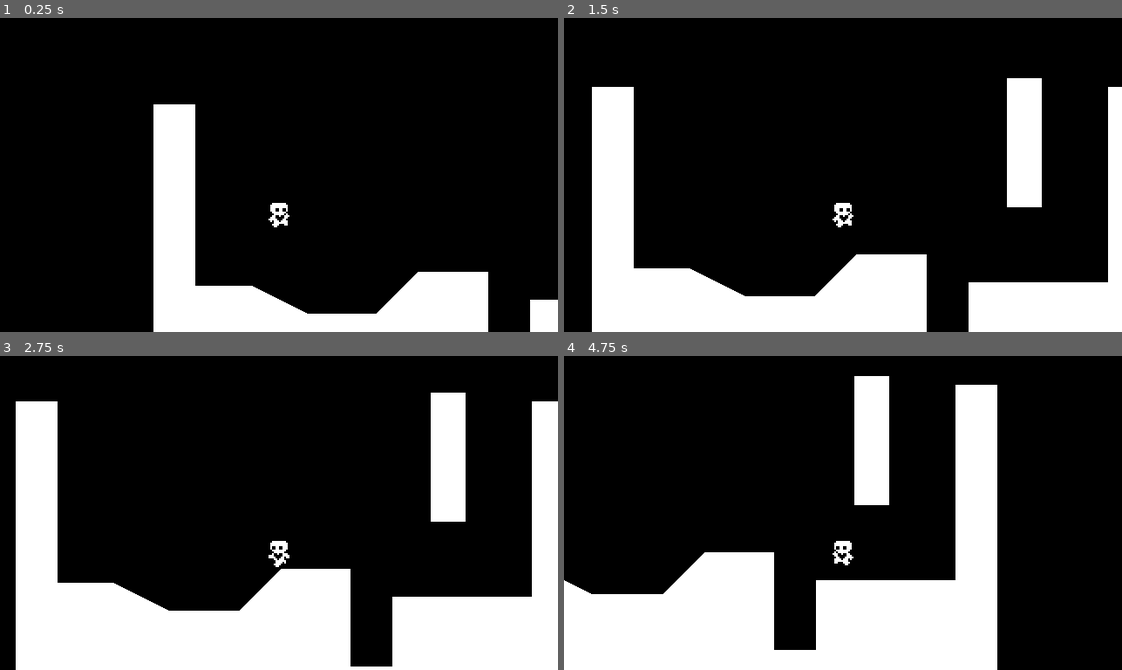
Above: before the commit, frames 1-4 (two rows, left to right).
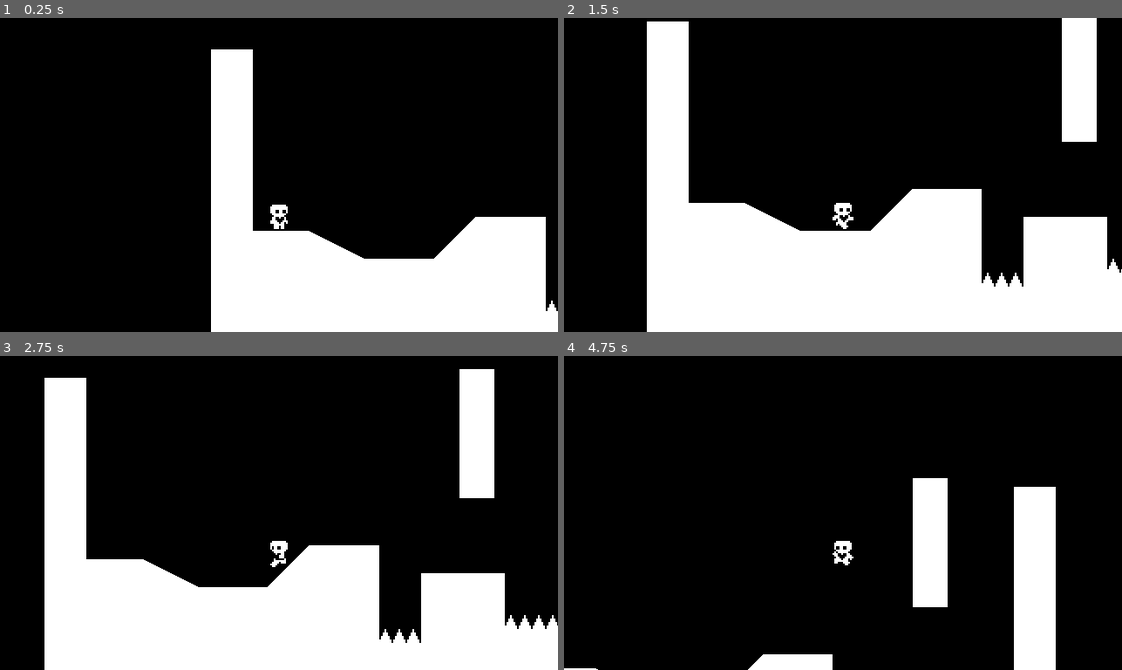
Above: after the commit, the same moments.

Repository: rprav-n/Heart-Platformer-2D-Game
Game: Godot game, scene res://scenes/world/world.tscn
Same seed, same stepped clock (60 frames per second), same inputs: the game is played once before the commit and once after it.
Inputs:
- Up to frame 1 (0.25 s): no input
- Up to frame 2 (1.5 s): hold D (move_right) from 0.53 s (still down); tap Space (jump) at 0.6, 0.77, 1.07, 1.35 s
- Up to frame 3 (2.75 s): tap Space (jump) at 1.52, 1.82, 2.1 s; release D (move_right) at 2.03 s; hold A (move_left) from 2.03 s (still down)
- Up to frame 4 (4.75 s): release A (move_left) at 2.78 s; hold D (move_right) 2.78-4.28 s; tap Space (jump) at 2.85, 3.02, 3.32, 3.6, 3.77, 4.07, 4.35, 4.52 s; hold A (move_left) from 4.28 s (still down)

The runs differ from the first frame. In frame 1, 22% of the frame differs, in the area x 27-100%, y 10-100%; in frame 2, 35%, in the area x 5-100%, y 0-100%; in frame 3, 24%; in frame 4, 34%.

Commit message:
Hazards and collision layer and mask

Diff:
--- a/project.godot
+++ b/project.godot
@@ -43,6 +43,12 @@
 ]
 }
 
+[layer_names]
+
+2d_physics/layer_1="World"
+2d_physics/layer_2="Player"
+2d_physics/layer_3="Hazard"
+
 [rendering]
 
 textures/canvas_textures/default_texture_filter=0
--- /dev/null
+++ b/scenes/hazard/hazard_area.tscn
@@ -0,0 +1,5 @@
+[gd_scene format=3 uid="uid://bvj7hm2ffo166"]
+
+[node name="HazardArea" type="Area2D"]
+collision_layer = 4
+collision_mask = 0
--- a/scenes/player/player.gd
+++ b/scenes/player/player.gd
@@ -6,6 +6,7 @@
 
 @onready var animated_sprite_2d: AnimatedSprite2D = $AnimatedSprite2D
 @onready var coyote_jump_timer: Timer = $CoyoteJumpTimer
+@onready var starting_postion: Vector2 = self.global_position
 
 var air_jump: bool = false
 
@@ -48,7 +49,7 @@
 	if is_on_floor() or coyote_jump_timer.time_left > 0.0:
 		if Input.is_action_just_pressed("jump"):
 			velocity.y = movement_data.jump_speed
-	if not is_on_floor():
+	elif not is_on_floor():
 		if Input.is_action_just_released("jump") and velocity.y < movement_data.jump_speed / 2.0:
 			velocity.y = movement_data.jump_speed / 2.0
 
@@ -88,3 +89,7 @@
 
 	if not is_on_floor():
 		animated_sprite_2d.play("jump")
+
+
+func _on_hazard_detector_area_entered(_area: Area2D):
+	global_position = starting_postion
--- a/scenes/player/player.tscn
+++ b/scenes/player/player.tscn
@@ -79,9 +79,14 @@
 }]
 
 [sub_resource type="RectangleShape2D" id="RectangleShape2D_208ei"]
-size = Vector2(9, 15)
+size = Vector2(8, 15)
+
+[sub_resource type="RectangleShape2D" id="RectangleShape2D_64dn2"]
+size = Vector2(6, 12)
 
 [node name="Player" type="CharacterBody2D"]
+collision_layer = 2
+collision_mask = 5
 floor_snap_length = 3.0
 script = ExtResource("1_6w71n")
 movement_data = ExtResource("2_ceadh")
@@ -93,12 +98,23 @@
 offset = Vector2(0, -10)
 
 [node name="CollisionShape2D" type="CollisionShape2D" parent="."]
-position = Vector2(0.5, -7.5)
+position = Vector2(0, -7.5)
 shape = SubResource("RectangleShape2D_208ei")
 
 [node name="CoyoteJumpTimer" type="Timer" parent="."]
-wait_time = 0.15
+wait_time = 0.1
 one_shot = true
 
 [node name="Camera2D" type="Camera2D" parent="."]
 position = Vector2(0, -32)
+position_smoothing_speed = 10.0
+
+[node name="HazardDetector" type="Area2D" parent="."]
+collision_layer = 0
+collision_mask = 4
+
+[node name="CollisionShape2D" type="CollisionShape2D" parent="HazardDetector"]
+position = Vector2(0, -7)
+shape = SubResource("RectangleShape2D_64dn2")
+
+[connection signal="area_entered" from="HazardDetector" to="." method="_on_hazard_detector_area_entered"]
--- /dev/null
+++ b/scenes/spike/spikes.tscn
@@ -0,0 +1,19 @@
+[gd_scene load_steps=3 format=3 uid="uid://uwlloacyy10g"]
+
+[ext_resource type="Texture2D" uid="uid://b5tu1hr02amdm" path="res://assets/hazards/spikes.png" id="1_y6ps0"]
+[ext_resource type="PackedScene" uid="uid://bvj7hm2ffo166" path="res://scenes/hazard/hazard_area.tscn" id="2_8ewev"]
+
+[node name="Spikes" type="Node2D"]
+
+[node name="Sprite2D" type="Sprite2D" parent="."]
+texture = ExtResource("1_y6ps0")
+offset = Vector2(0, -8)
+
+[node name="HazardArea" parent="." instance=ExtResource("2_8ewev")]
+
+[node name="CollisionPolygon2D" type="CollisionPolygon2D" parent="HazardArea"]
+polygon = PackedVector2Array(-8, 0, -5, -6, -4, -6, -1, 0)
+
+[node name="CollisionPolygon2D2" type="CollisionPolygon2D" parent="HazardArea"]
+position = Vector2(8, 0)
+polygon = PackedVector2Array(-8, 0, -5, -6, -4, -6, -1, 0)
--- a/scenes/world/world.tscn
+++ b/scenes/world/world.tscn
@@ -1,7 +1,8 @@
-[gd_scene load_steps=4 format=3 uid="uid://5q6ul07f1rdf"]
+[gd_scene load_steps=5 format=3 uid="uid://5q6ul07f1rdf"]
 
 [ext_resource type="Script" path="res://scenes/world/world.gd" id="1_aab02"]
 [ext_resource type="PackedScene" uid="uid://cwnhg5ctft20b" path="res://scenes/player/player.tscn" id="2_uc31h"]
+[ext_resource type="PackedScene" uid="uid://uwlloacyy10g" path="res://scenes/spike/spikes.tscn" id="3_3h3yg"]
 
 [sub_resource type="RectangleShape2D" id="RectangleShape2D_uol21"]
 size = Vector2(20, 74)
@@ -10,18 +11,20 @@
 script = ExtResource("1_aab02")
 
 [node name="StaticBody2D" type="StaticBody2D" parent="."]
+collision_mask = 0
 
 [node name="CollisionPolygon2D" type="CollisionPolygon2D" parent="StaticBody2D"]
-polygon = PackedVector2Array(0, 0, 24, 0, 24, 104, 56, 104, 88, 120, 128, 120, 152, 96, 192, 96, 192, 152, 216, 152, 216, 112, 248, 112, 296, 112, 296, 0, 320, 0, 320, 184, 0, 184)
+polygon = PackedVector2Array(0, 0, 24, 0, 24, 104, 56, 104, 88, 120, 128, 120, 152, 96, 192, 96, 192, 152, 216, 152, 216, 112, 264, 112, 264, 144, 296, 144, 296, 0, 320, 0, 320, 184, 0, 184)
 
 [node name="Polygon2D" type="Polygon2D" parent="StaticBody2D/CollisionPolygon2D"]
 
 [node name="Player" parent="." instance=ExtResource("2_uc31h")]
-position = Vector2(72, 40)
+position = Vector2(39, 104)
 floor_constant_speed = true
 floor_snap_length = 5.0
 
 [node name="StaticBody2D2" type="StaticBody2D" parent="."]
+collision_mask = 0
 
 [node name="CollisionShape2D" type="CollisionShape2D" parent="StaticBody2D2"]
 position = Vector2(248, 32)
@@ -33,3 +36,15 @@
 offset_right = 10.0
 offset_bottom = 37.0
 metadata/_edit_use_anchors_ = true
+
+[node name="Spikes" parent="." instance=ExtResource("3_3h3yg")]
+position = Vector2(200, 152)
+
+[node name="Spikes2" parent="." instance=ExtResource("3_3h3yg")]
+position = Vector2(208, 152)
+
+[node name="Spikes3" parent="." instance=ExtResource("3_3h3yg")]
+position = Vector2(272, 144)
+
+[node name="Spikes4" parent="." instance=ExtResource("3_3h3yg")]
+position = Vector2(288, 144)
Binary file added: assets/hazards/spikes.png
Not shown, added: assets/hazards/spikes.png.import
Not shown: 1 places in scenes/player/player.tscn that only renumber resources
